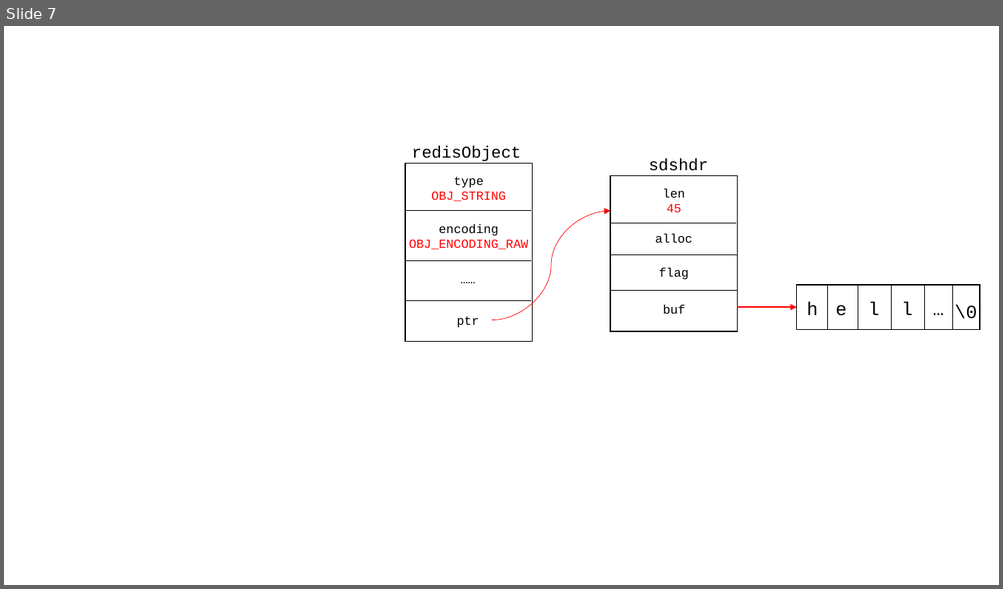
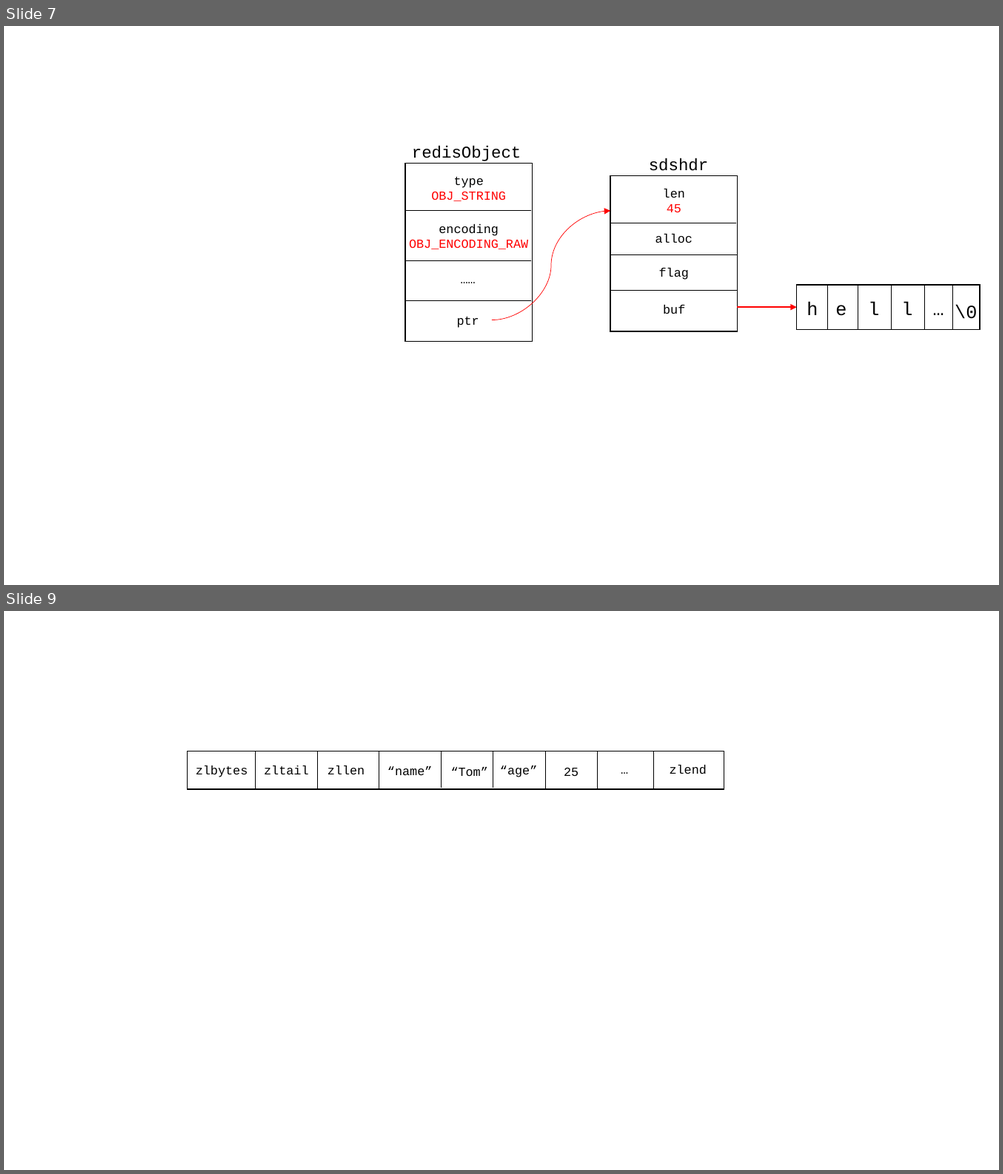
Before and after one commit to zhangm365/CS_NOTE, a slide deck: Redis/pics/pics.pptx. Shown one above the other, each under a label of ours: slide 7 before the commit, slides 7 and 9 after it; the slides between them are not shown. The pictures are 1003x589 and 1003x1174 pixels, drawn with LibreOffice and Linux fonts; fonts in the diff are those of the drawing. Boxes give left, top, right and bottom in pixels: in the first picture for what was removed or moved away, otherwise in the second. Text is boxed around its words. In the diff, an @@ line names an element or a change of style, - is before the commit and + after.

```diff
--- a/Redis/pics/pics.pptx
+++ b/Redis/pics/pics.pptx
@@ slide 9 added at [4, 611, 999, 1170], background #FFFFFF @@
@@ rectangle added at [187, 752, 723, 789], fill #FFFFFF, outline #000000 1 pt @@
@@ text added at [196, 766, 248, 777], 12 pt, text #000000 @@
+zlbytes
@@ line added from (256, 752) to (256, 789), #000000 0.5 pt @@
@@ text added at [264, 766, 308, 775], 12 pt, text #000000 @@
+zltail
@@ line added from (317, 752) to (317, 789), #000000 0.5 pt @@
@@ text added at [327, 766, 364, 775], 12 pt, text #000000 @@
+zllen
@@ line added from (379, 752) to (379, 789), #000000 0.5 pt @@
@@ line added from (441, 751) to (441, 789), #000000 0.5 pt @@
@@ line added from (492, 751) to (492, 789), #000000 0.5 pt @@
@@ text added at [500, 766, 537, 777], 12 pt, text #000000 @@
+“age”
@@ line added from (545, 752) to (545, 789), #000000 0.5 pt @@
@@ text added at [588, 758, 660, 780], 12 pt, text #000000 @@
+…
@@ line added from (597, 752) to (597, 789), #000000 0.5 pt @@
@@ line added from (653, 752) to (653, 789), #000000 0.5 pt @@
@@ text added at [669, 765, 706, 775], 12 pt, text #000000 @@
+zlend
@@ text added at [387, 766, 432, 775], 12 pt, text #000000 @@
+“name”
@@ text added at [451, 767, 488, 776], 12 pt, text #000000 @@
+“Tom”
@@ text added at [563, 767, 578, 776], 12 pt, text #000000 @@
+25
```
Also in this commit, not shown: 1 slide changed, 4 other slides added, 17 other files.
